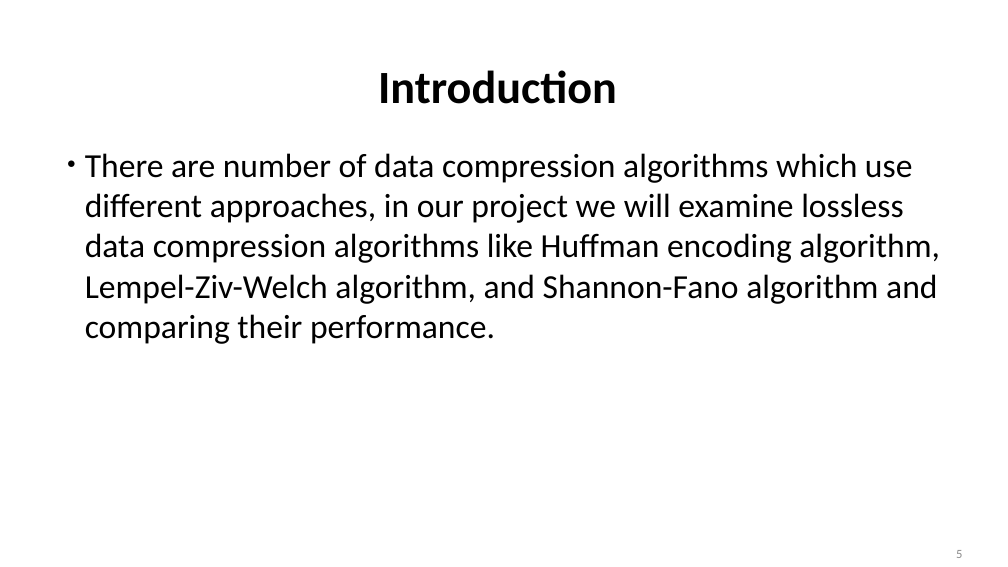
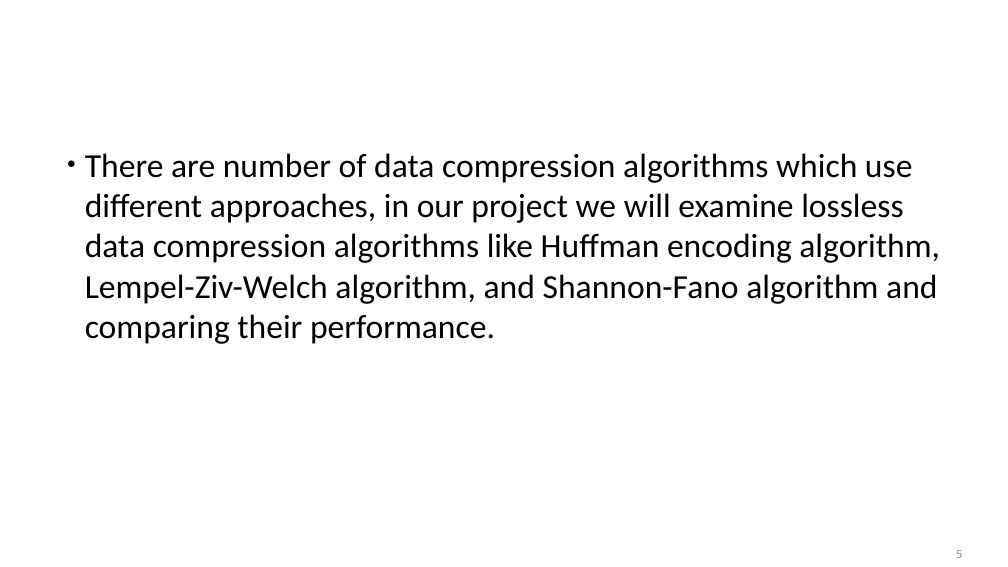
Before and after one commit to ashiagarwal73/Comparision-and-implementation-of-Compression-Algorithms, a slide deck: slide 5 of PodHandler.pptx. Drawn at 1008x567 pixels with LibreOffice and Linux fonts; fonts in the diff are those of the drawing; background and template pictures are left out. Boxes give left, top, right and bottom in pixels: in the first picture for what was removed or moved away, otherwise in the second. Text is boxed around its words. In the diff, an @@ line names an element or a change of style, - is before the commit and + after.

Commit message:
Itro heading  in ppt:

```diff
--- a/PodHandler.pptx
+++ b/PodHandler.pptx
@@ text removed at (x1=378, y1=70, x2=617, y2=104) @@
-Introduction
```
